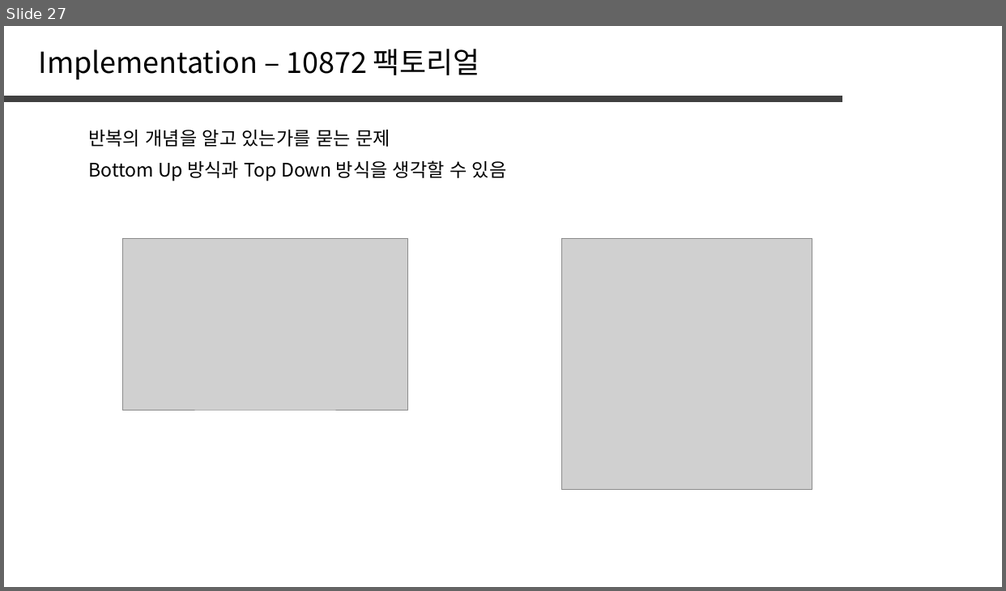
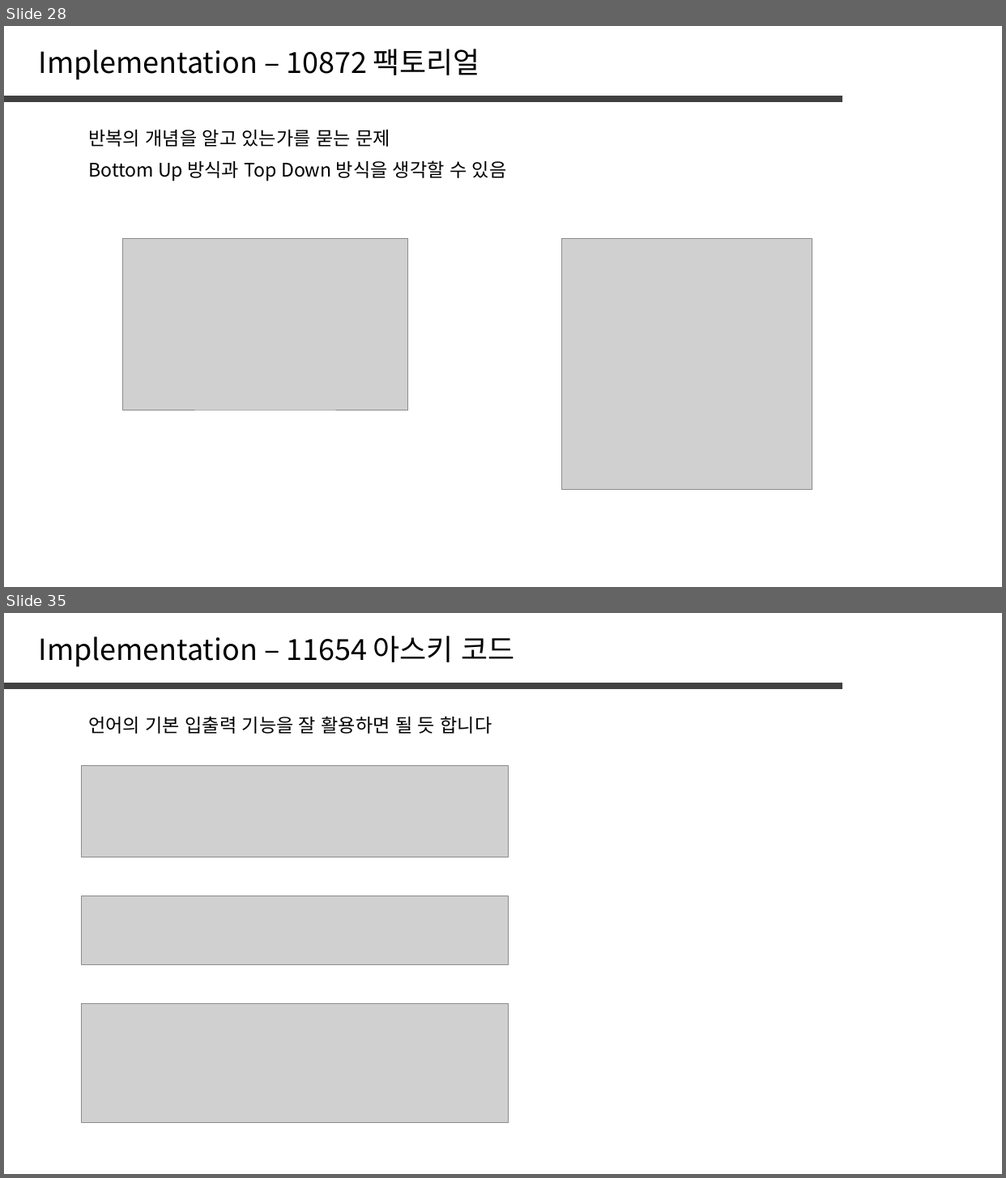
Before and after one commit to jaehoo1/PS-study, a slide deck: study/1_OT.pptx. Shown one above the other, each under a label of ours: slide 27 before the commit, slides 28 and 35 after it; the slides between them are not shown. The pictures are 1006x591 and 1006x1178 pixels, drawn with LibreOffice and Linux fonts; fonts in the diff are those of the drawing; grey boxes stand for pictures. Boxes give left, top, right and bottom in pixels: in the first picture for what was removed or moved away, otherwise in the second. Text is boxed around its words. In the diff, an @@ line names an element or a change of style, - is before the commit and + after.

```diff
--- a/study/1_OT.pptx
+++ b/study/1_OT.pptx
@@ slide 35 added at box(4, 613, 1002, 1174), background #FFFFFF @@
@@ text added at box(39, 636, 515, 667), 28 pt, text #000000 @@
+Implementation – 11654 아스키 코드
@@ line added from (4, 686) to (842, 686), #404040 6 pt @@
@@ text added at box(88, 716, 492, 734), 18 pt, text #000000 @@
+언어의 기본 입출력 기능을 잘 활용하면 될 듯 합니다
@@ picture added at box(81, 766, 509, 857) @@
@@ picture added at box(81, 896, 509, 965) @@
@@ picture added at box(81, 1003, 509, 1122) @@
@@ what was slide 27 is now slide 28 @@
```
Also in this commit, not shown: 7 other slides added, 1 slide removed.
